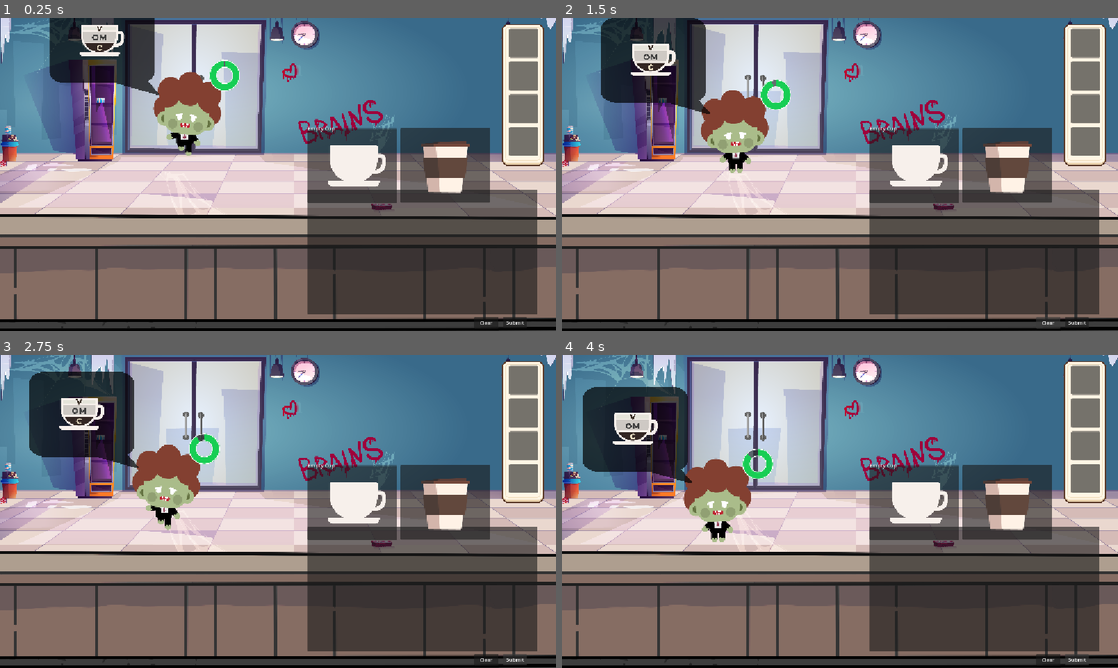
Above: before the commit, frames 1-4 (two rows, left to right).
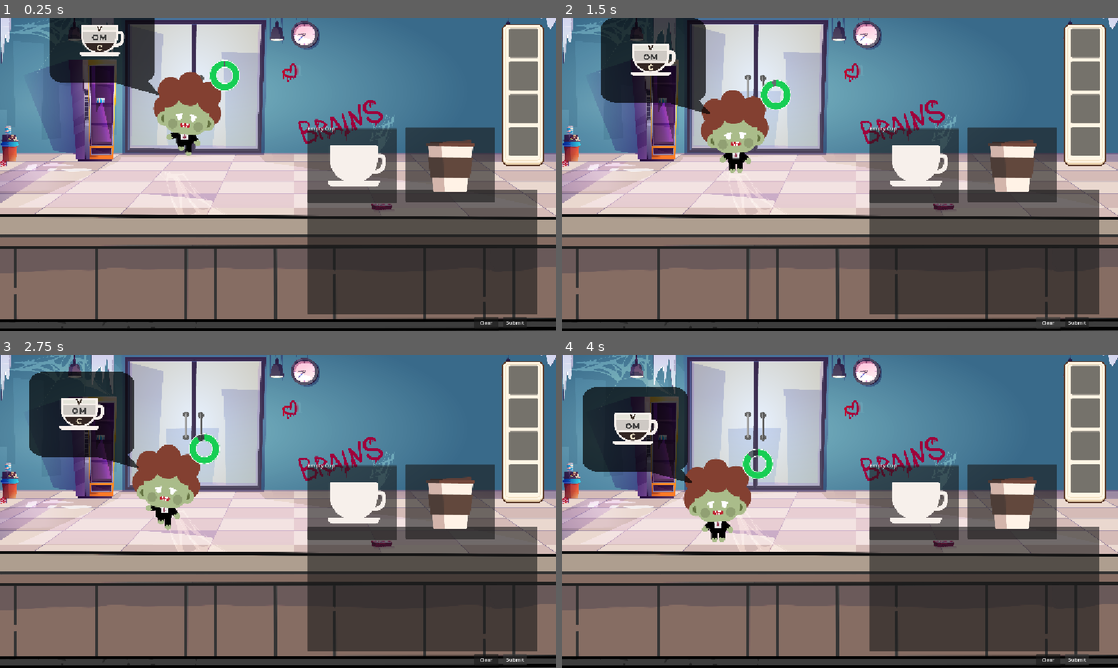
Above: after the commit, the same moments.

Repository: fishlis/SM2603-asm2
Game: Godot game, scene res://scenes/main.tscn
Same seed, same stepped clock (60 frames per second), same inputs: the game is played once before the commit and once after it. The project has no main scene, so this scene is started directly.
Inputs:
- Up to frame 1 (0.25 s): no input
- Up to frame 2 (1.5 s): click "Submit" at 0.5 s; click "Clear" at 1.25 s
- Up to frame 3 (2.75 s): click "Submit" at 2 s
- Up to frame 4 (4 s): click "Clear" at 2.75 s; click "Submit" at 3.5 s

The runs differ from the first frame. In frame 1, 0.9% of the frame differs, in the area x 72-89%, y 34-59%; in frame 2, 0.9%; in frame 3, 0.9%; in frame 4, 0.9%.

Commit message:
testing

Diff:
--- a/scenes/drawing_pad.tscn
+++ b/scenes/drawing_pad.tscn
@@ -93,10 +93,10 @@
 
 [node name="TogoSlot" type="Panel" parent="." unique_id=2090918549]
 layout_mode = 0
-offset_left = 286.56714
-offset_top = -191.04478
-offset_right = 564.1791
-offset_bottom = 38.50746
+offset_left = 302.98508
+offset_top = -192.5373
+offset_right = 580.59705
+offset_bottom = 37.014954
 script = ExtResource("3_3rvac")
 cup_type = "togo"
 
